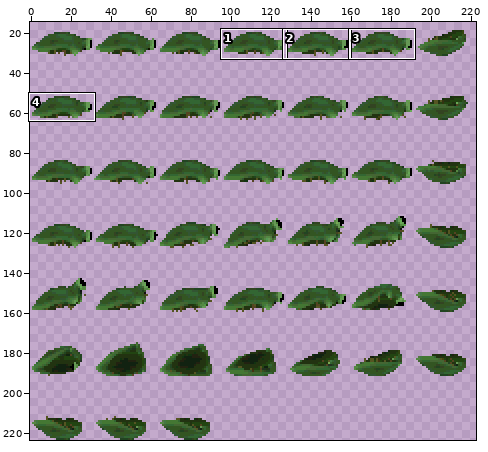
Sprite sheet: Art/Blender/eybo/eybo.png. Above, an overview of the earlier version with the close-up marked.
Close-up. First the earlier version:
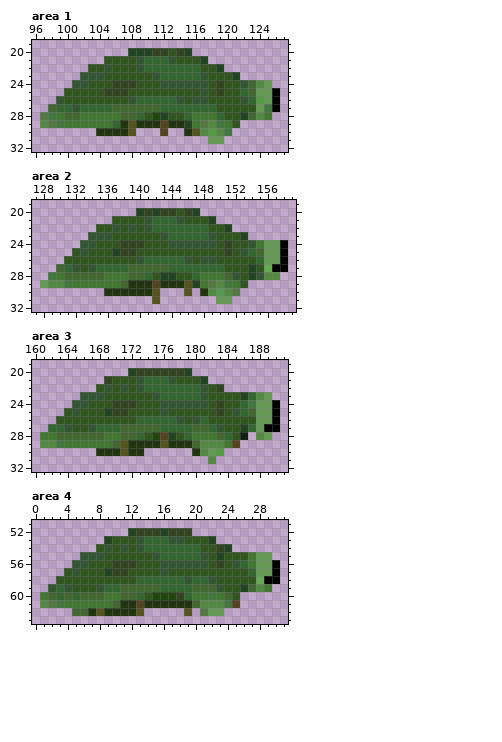
The file is 224x224 pixels. Colours within 5 levels of each other are drawn and written as one. Shown: area 1: x 96..127, y 19..32; area 2: x 127..159, y 19..32; area 3: x 160..191, y 19..32; area 4: x 0..31, y 51..63. The wide view leaves out empty margins. The commit also changed other parts of the picture, which this record leaves out.
The result:
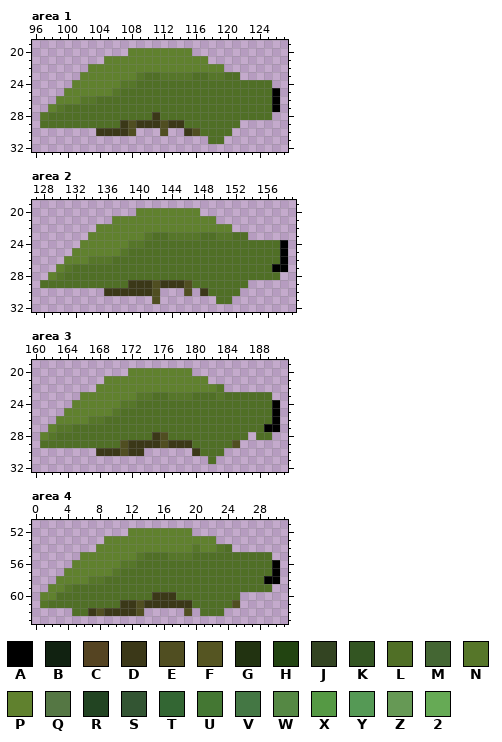
Palette (. is transparent): A #000000  B #112211  C #554422  D #3b3818  E #504e21  F #555522  G #223311  H #224411  J #334422  K #335522  L #506f26  M #446633  N #567629  P #60812e  Q #557744  R #224422  S #335533  T #336633  U #447733  V #447744  W #558844  X #559944  Y #559955  Z #669955  2 #66aa55
Changes in this commit:
Changed rows in their new state; - is an unchanged pixel.
Area 1:
first column x 97:
20 -----------PPPPPPPP----------
21 --------PPPPPPPPPPPPP--------
22 ------PPPPPPPPPPPPPPPPP------
23 -----PPPPPPPNLLNNNNLLNNLL----
24 ----PPPPPPNNLLLLLLLLLLLLLLLLL
25 ---PPPPPPNLLLLLLLLLLLLLLLLLLL
26 --PPPNNLLLLLLLLLLLLLLLLLLLLLL
27 -PNLLLLLLLLLLLLLLLLLLLLLLLLLL
28 NLLLLLLLLLLLLLDLLLLLLLLLLLLLL
29 LLLLLLLLLLDEDDDEDDLLLLLLL----
30 -------DDDDE---E--DELLLL-----
31 ---------------------LL------
Area 2:
first column x 128:
20 ------------PPPPPPPP----------
21 ---------PPPPPPPPPPPPP--------
22 -------PPPPPPPPPPPPPPPPP------
23 ------PPPPPPPNLLNNNNLLNNLL----
24 -----PPPPPPNNLLLLLLLLLLLLLLLLL
25 ----PPPPPPNLLLLLLLLLLLLLLLLLLL
26 ---PPPNNNLLLLLLLLLLLLLLLLLLLLL
27 --PNLLLLLLLLLLLLLLLLLLLLLLLLL-
28 -PNLLLLLLLLLLLLLLLLLLLLLLLLLLL
29 LLLLLLLLLLLDDDEDDDELLLLLLL----
30 --------DDDDDDE---E-DLLLL-----
31 --------------E-------LL------
Area 3:
first column x 161:
20 -----------PPPPPPPP----------
21 --------PPPPPPPPPPPPP--------
22 -------PPPPPPPPPPPPPPPN------
23 -----PPPPPPPNNLLNNNLLLNLLLLLL
24 ----PPPPPPNNLLLLLLLLLLLLLLLLL
25 ---PPPPPPNLLLLLLLLLLLLLLLLLLL
26 --PPPPNNLLLLLLLLLLLLLLLLLLLLL
27 -PNNLLLLLLLLLLLLLLLLLLLLLLLL-
28 PNLLLLLLLLLLLLDELLLLLLLLLL-LL
29 LLLLLLLLLLEDDDDEDDDLLLLLE----
30 -------DDDEDD------DLLL------
31 ---------------------L-------
Area 4:
first column x 1:
52 -----------PPPPPPPP----------
53 --------PPPPPPPPPPPPPP-------
54 -------PPPPPPPPPPPPNPPNL-----
55 -----PPPPPPPNLLLNNNLLLLLLLLLL
56 ----PPPPPPNNLLLLLLLLLLLLLLLLL
57 ---PPPPPPNLLLLLLLLLLLLLLLLLLL
58 --PPPPNNLLLLLLLLLLLLLLLLLLLL-
59 -PPNLLLLLLLLLLLLLLLLLLLLLLLLL
60 PPLLLLLLLLLLLLDDDLLLLLLLL----
61 NLLLLLLLLLDDEDDDDDDLLLLLE----
62 ----LLDEDDDDE-----E-LLL------
